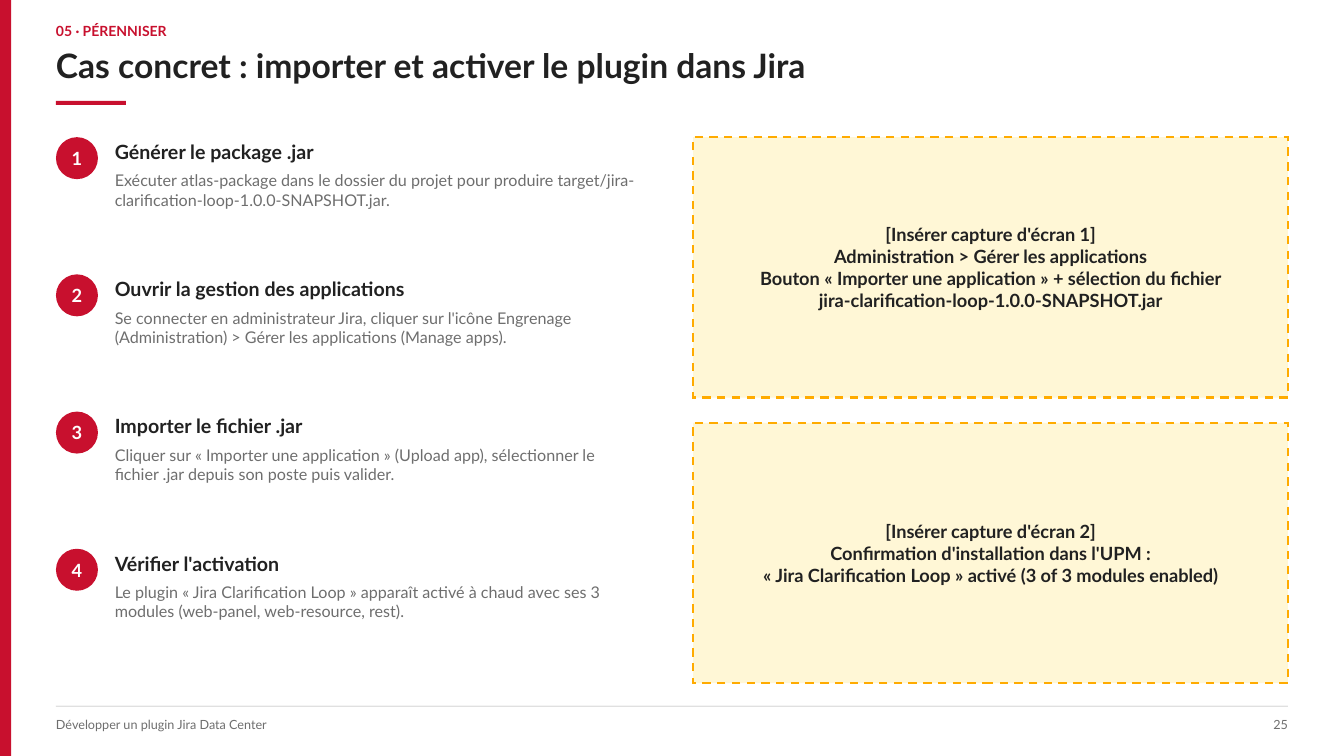
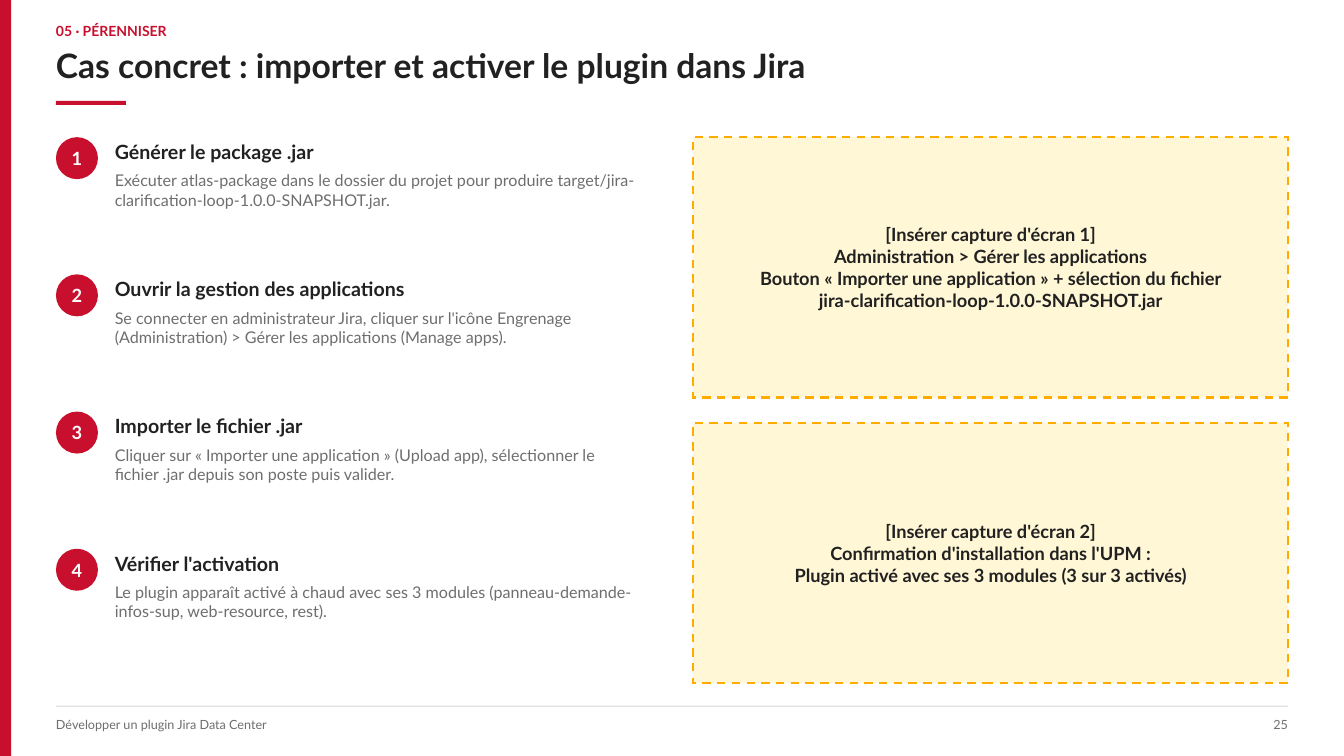
Before and after one commit to Etie20/jira-plugins, a slide deck: slide 25 of Presentation_Developpement_Plugin_Jira_DataCenter.pptx. Drawn at 1344x756 pixels with LibreOffice and Linux fonts; fonts in the diff are those of the drawing. Boxes give left, top, right and bottom in pixels: in the first picture for what was removed or moved away, otherwise in the second. Text is boxed around its words. In the diff, an @@ line names an element or a change of style, - is before the commit and + after.

Commit message:
chore: francisation des libelles (Demande d'infos sup, panneau-demande-infos-sup) et DPI (Data Process et Innovation)

```diff
--- a/Presentation_Developpement_Plugin_Jira_DataCenter.pptx
+++ b/Presentation_Developpement_Plugin_Jira_DataCenter.pptx
@@ text in rectangle at bbox=[795, 568, 1186, 586]: text changed @@
-« Jira Clarification Loop » activé (3 of 3 modules enabled)
+Plugin activé avec ses 3 modules (3 sur 3 activés)
@@ text at bbox=[115, 586, 631, 620]: text changed @@
-Le plugin « Jira Clarification Loop » apparaît activé à chaud avec ses 3 modules (web-panel, web-resource, rest).
+Le plugin apparaît activé à chaud avec ses 3 modules (panneau-demande-infos-sup, web-resource, rest).
```
Also in this commit, not shown: 15 other slides changed, 11 other files.
